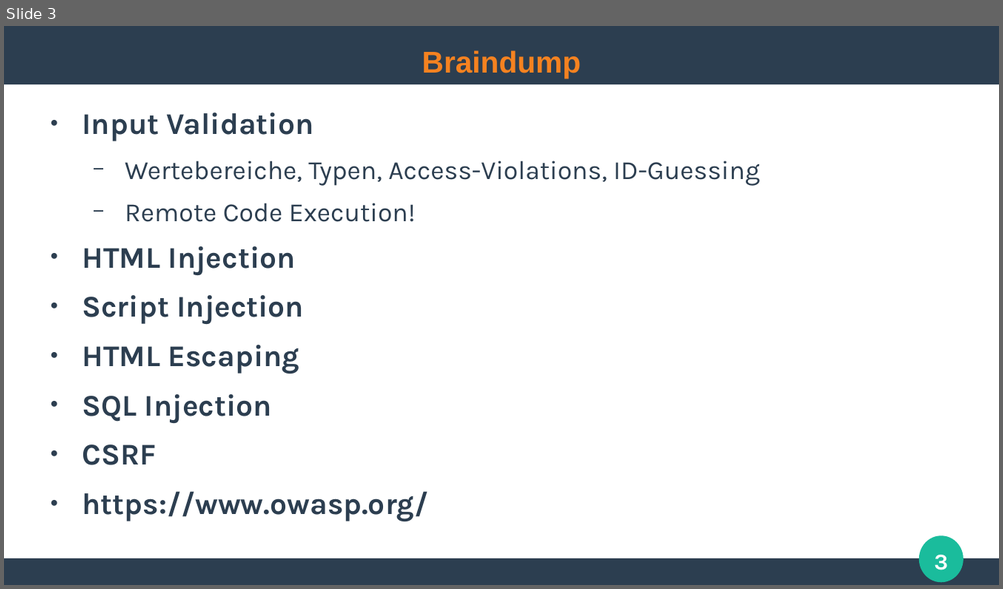
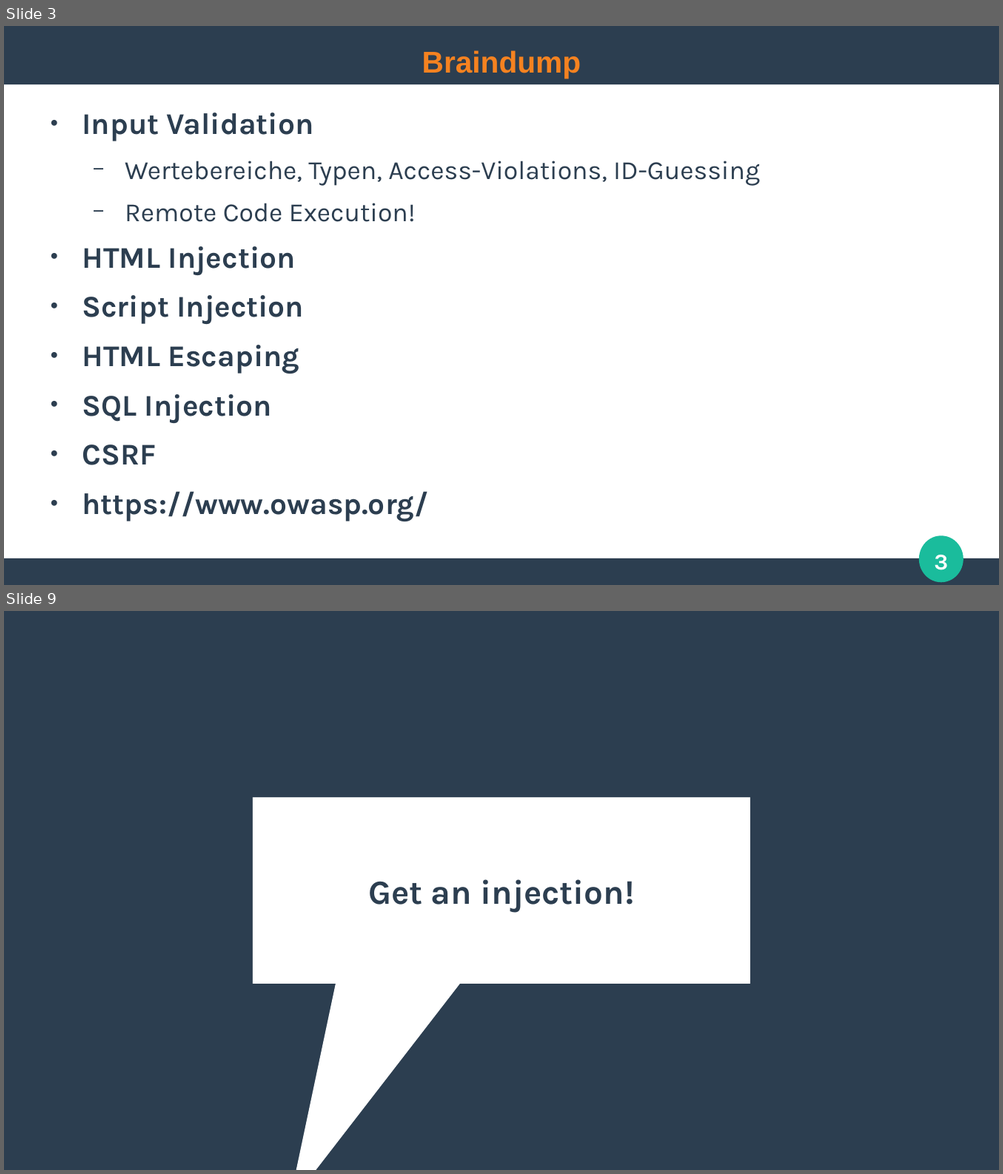
Before and after one commit to ghandmann/HS-AlbSig-WebAnwendungen2, a slide deck: Kapitel/06_WebSecurity.odp. Shown one above the other, each under a label of ours: slide 3 before the commit, slides 3 and 9 after it; the slides between them are not shown. The pictures are 1003x589 and 1003x1174 pixels, drawn with LibreOffice and Linux fonts; fonts in the diff are those of the drawing. Boxes give left, top, right and bottom in pixels: in the first picture for what was removed or moved away, otherwise in the second. Text is boxed around its words. In the diff, an @@ line names an element or a change of style, - is before the commit and + after.

```diff
--- a/Kapitel/06_WebSecurity.odp
+++ b/Kapitel/06_WebSecurity.odp
@@ slide 9 added at [4, 611, 999, 1170], background #2C3E50 @@
@@ speech box added at [253, 797, 751, 985], fill #FFFFFF @@
@@ title added at [368, 880, 634, 912], 27 pt, text #2C3E50, bold @@
+Get an injection!
```
Also in this commit, not shown: 17 other slides added.
